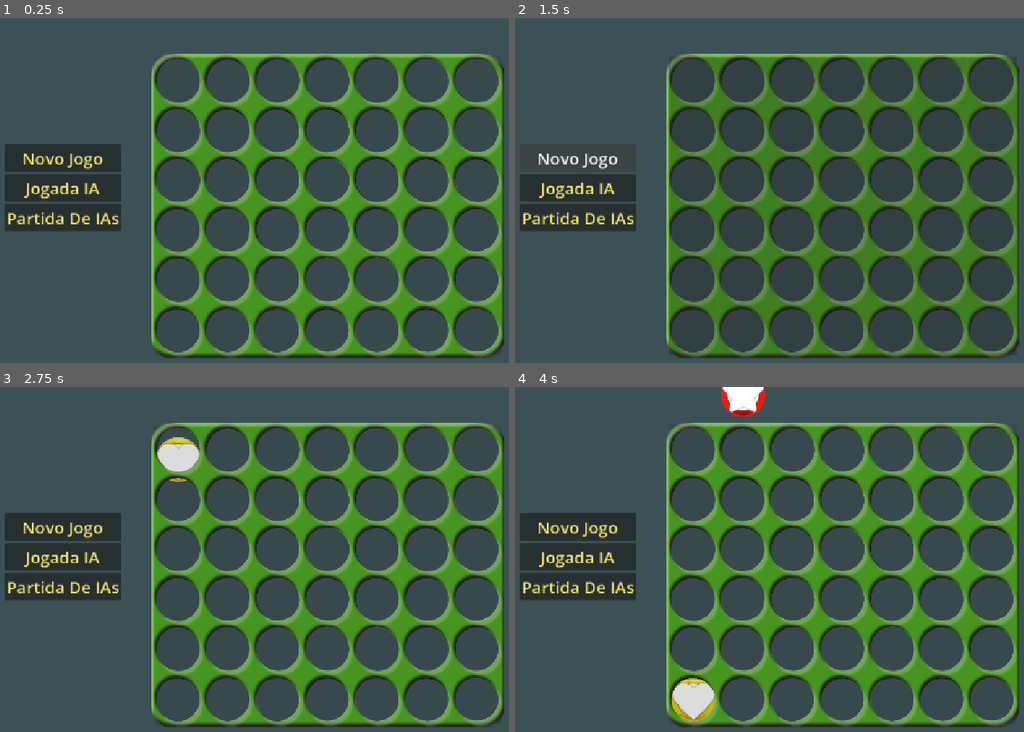
Above: before the commit, frames 1-4 (two rows, left to right).
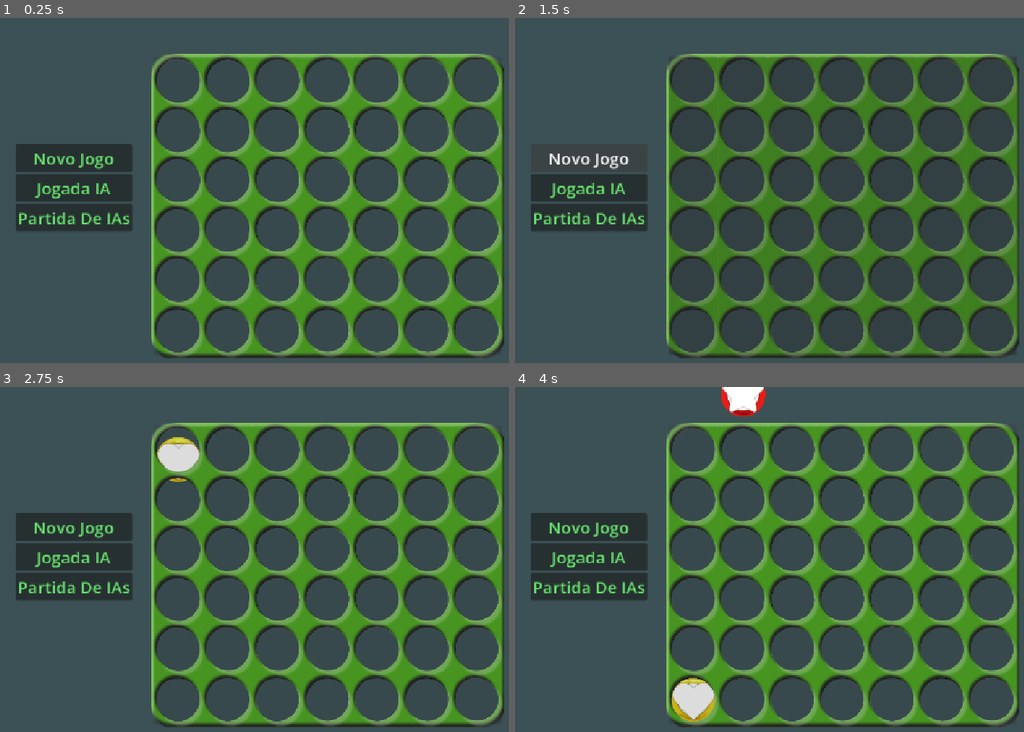
Above: after the commit, the same moments.

Repository: Guilherme-C-Ferrari/Connect-4
Game: Godot game, scene res://Cenas/Connect-4.tscn
Same seed, same stepped clock (60 frames per second), same inputs: the game is played once before the commit and once after it.
Inputs (mouse positions are in pixels of both pictures, inside the frame that each line leads up to):
- Up to frame 1 (0.25 s): no input
- Up to frame 2 (1.5 s): click "Novo Jogo" at 0.5 s; click "Novo Jogo" at 1.25 s
- Up to frame 3 (2.75 s): click (178, 573) at 2 s
- Up to frame 4 (4 s): click "Jogada IA" at 2.75 s; click (744, 573) at 3.5 s

The runs differ from the first frame. In frame 1, 2.3% of the frame differs, in the area x 0-26%, y 36-62%; in frame 2, 2.0%; in frame 3, 2.3%; in frame 4, 2.3%.

Commit message:
Ajuste do menu

Diff:
--- a/Cenas/menu.tscn
+++ b/Cenas/menu.tscn
@@ -1,6 +1,8 @@
 [gd_scene format=3 uid="uid://c5wtxuugx7sjs"]
 
 [ext_resource type="Script" uid="uid://c7u0ldaqvpnw2" path="res://Scripts/Menu.gd" id="1_pveh2"]
+
+[sub_resource type="FontVariation" id="FontVariation_pveh2"]
 
 [node name="Menu" type="Control" unique_id=1558306628]
 layout_mode = 3
@@ -21,7 +23,7 @@
 offset_right = 154.0
 offset_bottom = 48.0
 grow_vertical = 2
-theme_override_constants/margin_left = 50
+theme_override_constants/margin_left = 70
 
 [node name="VBoxContainer" type="VBoxContainer" parent="MarginContainer" unique_id=556045644]
 layout_mode = 2
@@ -30,19 +32,20 @@
 
 [node name="BotaoNovoJogo" type="Button" parent="MarginContainer/VBoxContainer" unique_id=1824710716]
 layout_mode = 2
-theme_override_colors/font_color = Color(0.93953526, 0.89153093, 0.42869937, 1)
+theme_override_colors/font_color = Color(0.4, 0.8901961, 0.42745098, 1)
+theme_override_fonts/font = SubResource("FontVariation_pveh2")
 theme_override_font_sizes/font_size = 30
 text = "Novo Jogo"
 
 [node name="BotaoJogadaIA" type="Button" parent="MarginContainer/VBoxContainer" unique_id=1798478995]
 layout_mode = 2
-theme_override_colors/font_color = Color(0.93953526, 0.89153093, 0.42869937, 1)
+theme_override_colors/font_color = Color(0.4, 0.8901961, 0.42745098, 1)
 theme_override_font_sizes/font_size = 30
 text = "Jogada IA"
 
 [node name="BotaoPartidaIA" type="Button" parent="MarginContainer/VBoxContainer" unique_id=1296728018]
 layout_mode = 2
-theme_override_colors/font_color = Color(0.93953526, 0.89153093, 0.42869937, 1)
+theme_override_colors/font_color = Color(0.4, 0.8901961, 0.42745098, 1)
 theme_override_font_sizes/font_size = 30
 text = "Partida De IAs"
 
